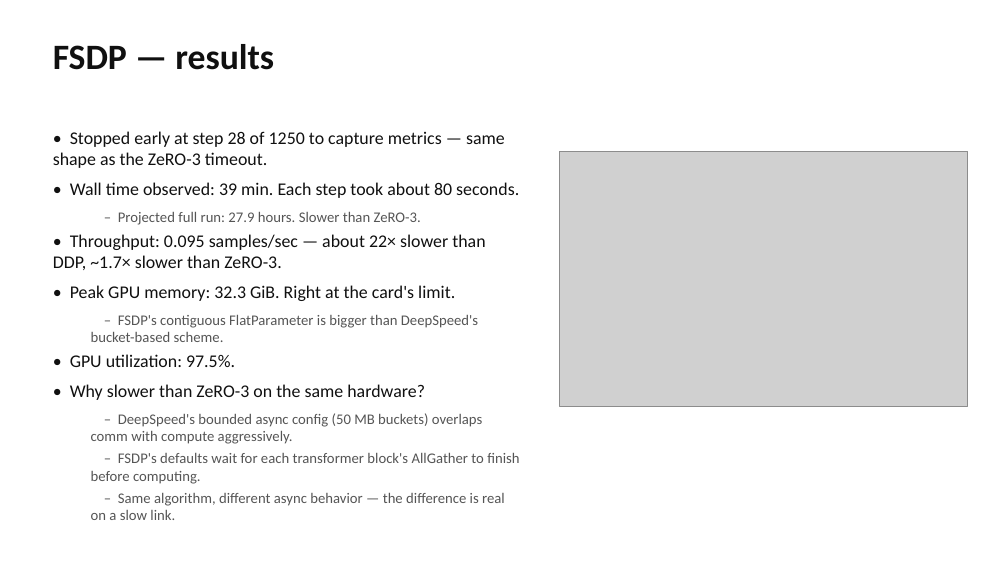
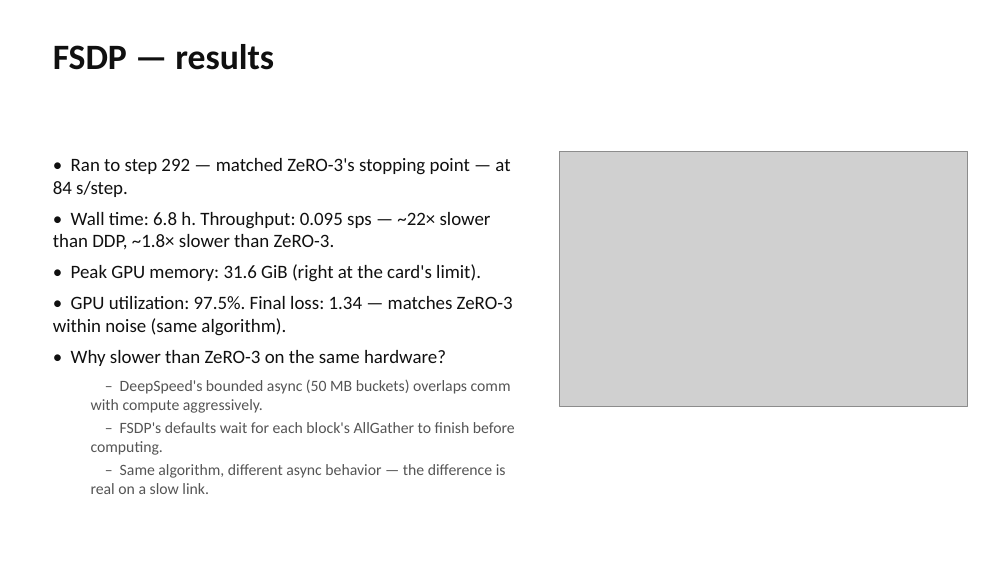
Before and after one commit to rassulmagauin/ml710, a slide deck: slide 20 of presentation/ML710_LLaVA_Parallelism.pptx (slide 21 before the commit). Drawn at 1008x567 pixels with LibreOffice and Linux fonts; fonts in the diff are those of the drawing; grey boxes stand for pictures. Boxes give left, top, right and bottom in pixels: in the first picture for what was removed or moved away, otherwise in the second. Text is boxed around its words. In the diff, an @@ line names an element or a change of style, - is before the commit and + after.

```diff
--- a/presentation/ML710_LLaVA_Parallelism.pptx
+++ b/presentation/ML710_LLaVA_Parallelism.pptx
@@ text at bbox=[53, 158, 513, 336]: text changed; size 17 to 18 pt @@
-• Stopped early at step 28 of 1250 to capture metrics — same shape as the ZeRO-3 timeout.
-• Wall time observed: 39 min. Each step took about 80 seconds.
-  – Projected full run: 27.9 hours. Slower than ZeRO-3.
-• Throughput: 0.095 samples/sec — about 22× slower than DDP, ~1.7× slower than ZeRO-3.
-• Peak GPU memory: 32.3 GiB. Right at the card's limit.
-  – FSDP's contiguous FlatParameter is bigger than DeepSpeed's bucket-based scheme.
-• GPU utilization: 97.5%.
+• Ran to step 292 — matched ZeRO-3's stopping point — at 84 s/step.
+• Wall time: 6.8 h. Throughput: 0.095 sps — ~22× slower than DDP, ~1.8× slower than ZeRO-3.
+• Peak GPU memory: 31.6 GiB (right at the card's limit).
+• GPU utilization: 97.5%. Final loss: 1.34 — matches ZeRO-3 within noise (same algorithm).
@@ text at bbox=[71, 350, 506, 494]: size 17 to 18 pt in "• Why slower than ZeRO-3 on the ..."; size 14 to 15 pt in "– Same algorithm, different async behavior — ..." @@
@@ text at bbox=[91, 380, 515, 455]: text changed; size 14 to 15 pt @@
-  – DeepSpeed's bounded async config (50 MB buckets) overlaps comm with compute aggressively.
-  – FSDP's defaults wait for each transformer block's AllGather to finish before computing.
+  – DeepSpeed's bounded async (50 MB buckets) overlaps comm with compute aggressively.
+  – FSDP's defaults wait for each block's AllGather to finish before computing.
```
Also in this commit, not shown: 10 other slides changed, 5 slides added, 5 slides removed, 31 other files.
